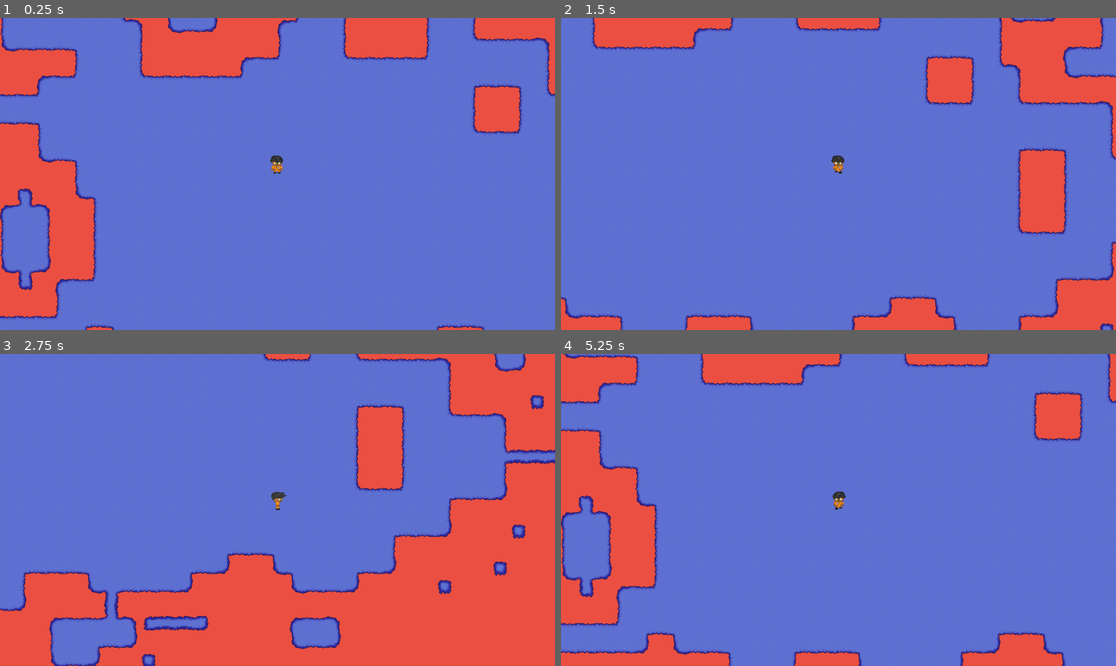
Above: before the commit, frames 1-4 (two rows, left to right).
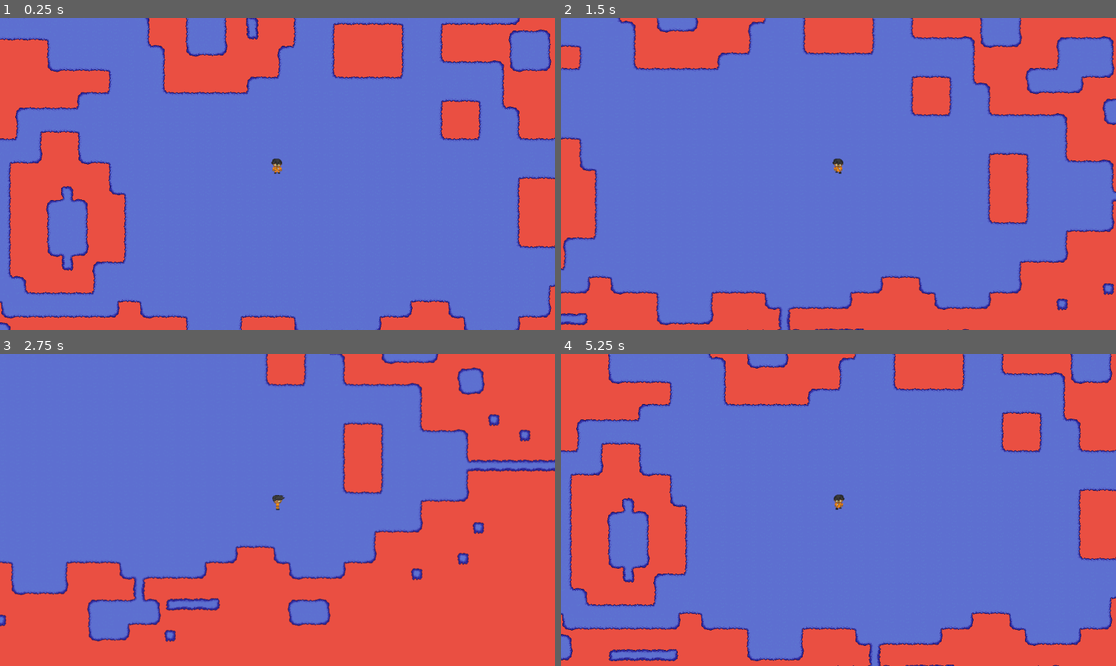
Above: after the commit, the same moments.

Repository: JeremelleV/C230-Nighthawks
Game: Godot game, scene res://scenes/overworld/zone_1_start.tscn
Same seed, same stepped clock (60 frames per second), same inputs: the game is played once before the commit and once after it.
Inputs:
- Up to frame 1 (0.25 s): no input
- Up to frame 2 (1.5 s): tap Enter (ui_accept) at 0.5, 0.77 s; hold D (right) 0.53-1.28 s; tap T at 0.6, 1.35 s; hold S (down) from 1.28 s (still down)
- Up to frame 3 (2.75 s): tap Enter (ui_accept) at 1.52 s; release S (down) at 2.03 s; hold D (right) from 2.03 s (still down); tap T at 2.1 s
- Up to frame 4 (5.25 s): release D (right) at 2.78 s; hold W (up) 2.78-3.53 s; tap T every 0.75 s from 2.85 to 5.1 s; tap Enter (ui_accept) at 3.02, 3.77, 4.52 s; hold A (left) 3.53-5.03 s; hold S (down) from 5.03 s (still down)

The runs differ from the first frame. In frame 1, 27% of the frame differs, in the area x 0-100%, y 0-100%; in frame 2, 28%; in frame 3, 19%; in frame 4, 29%.

Commit message:
edited window size and scale

Diff:
--- a/project.godot
+++ b/project.godot
@@ -19,16 +19,7 @@
 [autoload]
 
 DialogueManager="*res://scripts/systems/DialogueManager.gd"
-
-[autoload]
-
 NavigationManager="*uid://bynocmky8jli4"
-
-[display]
-
-window/size/viewport_width=1920
-window/size/viewport_height=1080
-window/stretch/scale=2.0
 
 [input]
 
